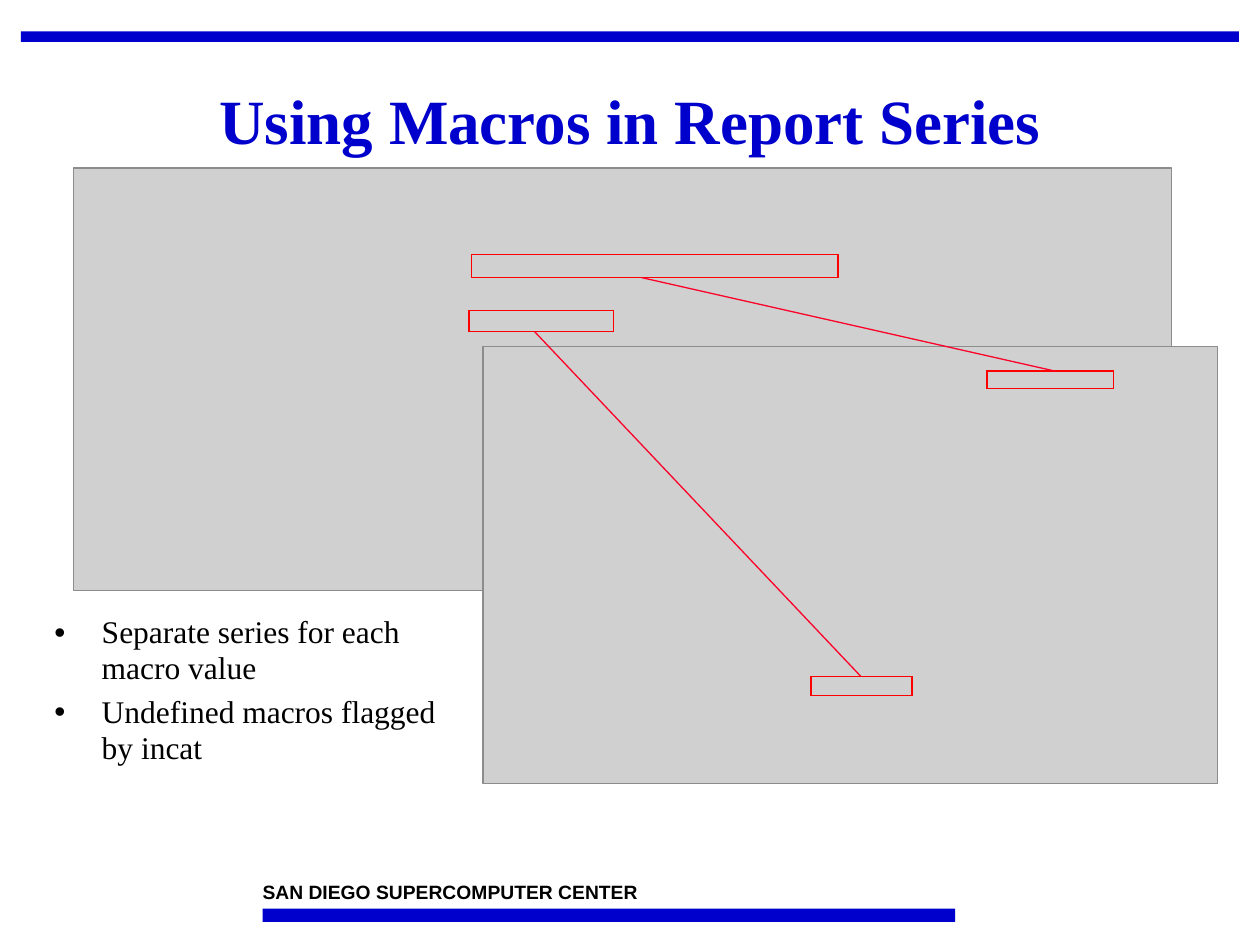
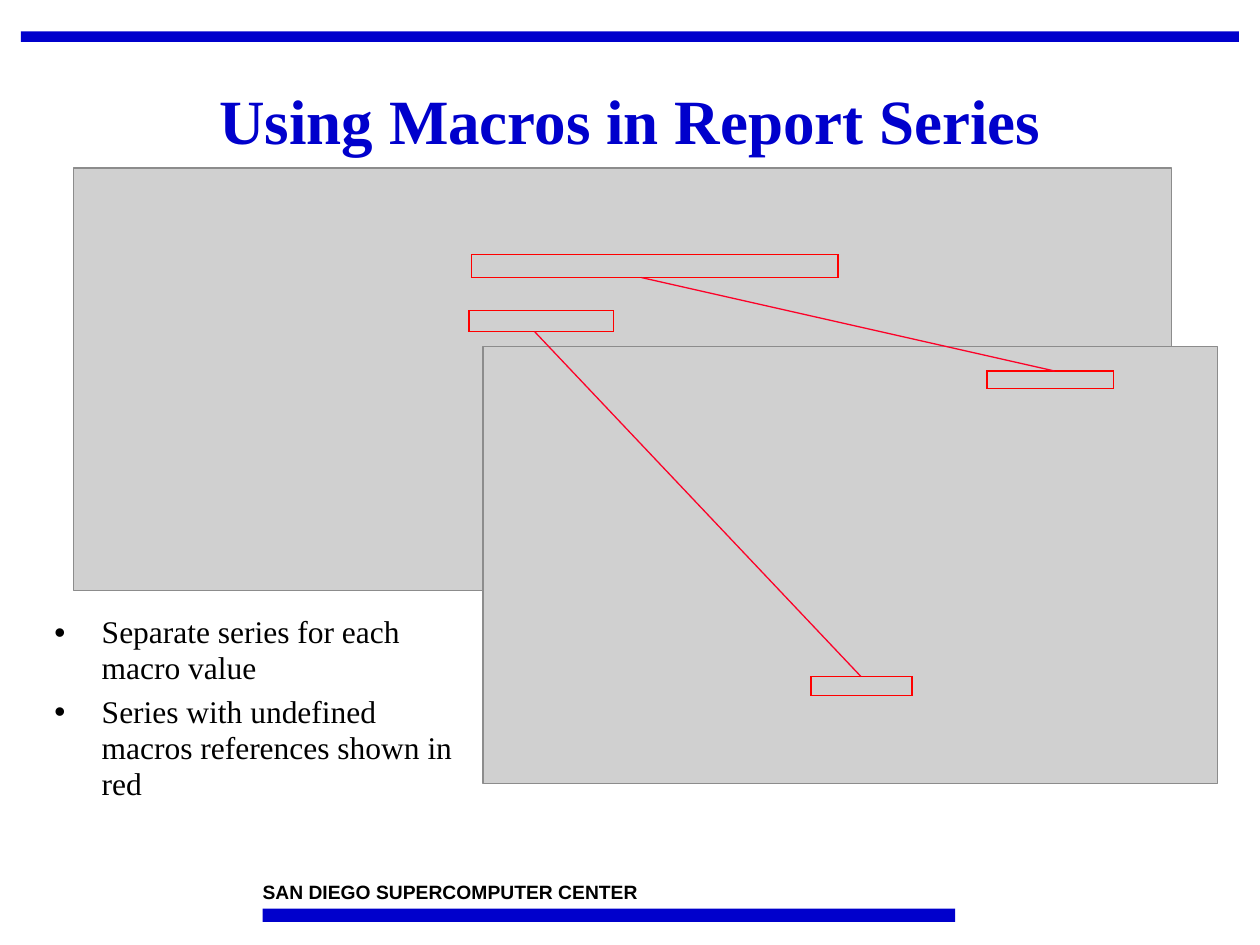
Before and after one commit to IncaProject/inca-xsede, a slide deck: slide 17 of talks/2008workshop/incat.ppt. Drawn at 1260x945 pixels with LibreOffice and Linux fonts; fonts in the diff are those of the drawing; grey boxes stand for pictures; background and template pictures are left out. Boxes give left, top, right and bottom in pixels: in the first picture for what was removed or moved away, otherwise in the second. Text is boxed around its words. In the diff, an @@ line names an element or a change of style, - is before the commit and + after.

```diff
--- a/talks/2008workshop/incat.ppt
+++ b/talks/2008workshop/incat.ppt
@@ text at <box>102,701,452,796</box>: text changed @@
-• Undefined macros flagged by incat
+• Series with undefined macros references shown in red
```
Also in this commit, not shown: 11 other slides changed.
